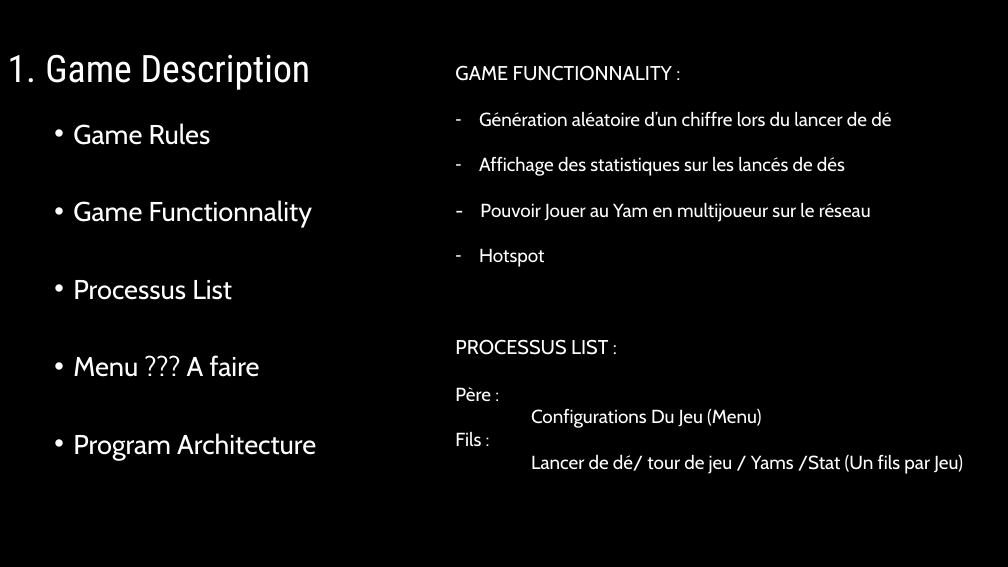
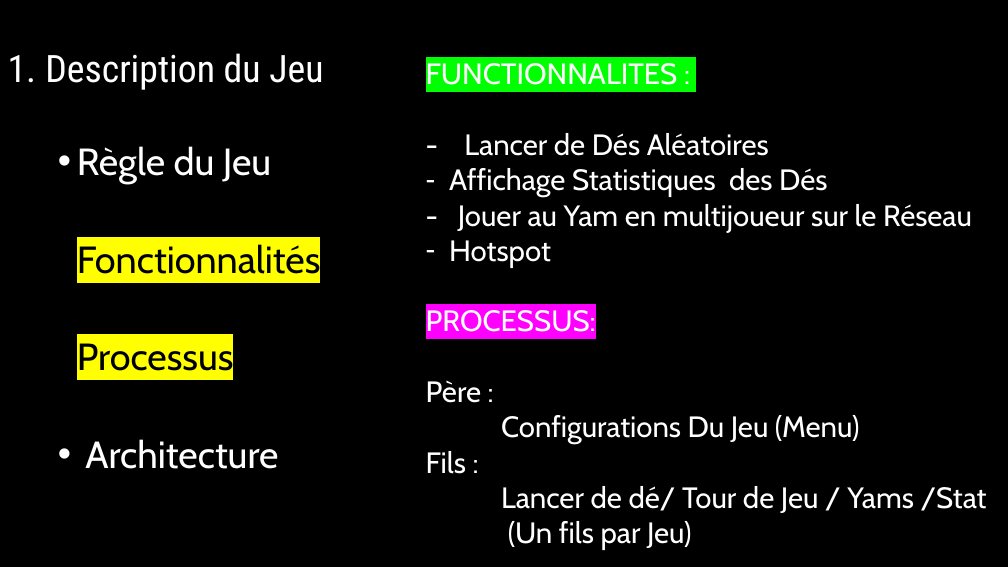
Before and after one commit to CCB-ISENP16/RollTheDice, a slide deck: slide 4 of docs/presentation_sex.pptx. Drawn at 1008x567 pixels with LibreOffice and Linux fonts; fonts in the diff are those of the drawing; background and template pictures are left out. Boxes give left, top, right and bottom in pixels: in the first picture for what was removed or moved away, otherwise in the second. Text is boxed around its words. In the diff, an @@ line names an element or a change of style, - is before the commit and + after.

```diff
--- a/docs/presentation_sex.pptx
+++ b/docs/presentation_sex.pptx
@@ title at (45,53,323,90): text changed @@
-1. Game Description
+1. Description du Jeu
@@ text "FUNCTIONNALITES :": place and size @@
-text "FUNCTIONNALITES :" at (455,65,963,474)
+text "FUNCTIONNALITES :" at (426,63,987,550)
@@ text at (426,63,972,233): text changed; size 18 to 28 pt @@
-GAME FUNCTIONNALITY :
-– Génération aléatoire d’un chiffre lors du lancer de dé
-– Affichage des statistiques sur les lancés de dés
-- Pouvoir Jouer au Yam en multijoueur sur le réseau
+FUNCTIONNALITES :
+- Lancer de Dés Aléatoires
+– Affichage Statistiques des Dés
+- Jouer au Yam en multijoueur sur le Réseau
@@ text removed at (73,123,316,460) @@
-  • Game Rules
-  • Game Functionnality
-  • Processus List
-  • Menu ??? A faire
-  • Program Architecture
@@ text added at (77,146,321,469), 36 pt, text #000000 @@
+  • Règle du Jeu
+  • Fonctionnalités
+  • Processus
+  • Architecture
@@ text at (426,240,860,445): size 18 to 28 pt in "Hotspot", "Père :", "Configurations Du Jeu (Menu)", "Fils :" @@
@@ text at (426,310,596,332): text changed; size 19 to 28 pt @@
-PROCESSUS LIST :
+PROCESSUS:
@@ text at (501,486,987,550): text changed; size 18 to 28 pt @@
-Lancer de dé/ tour de jeu / Yams /Stat (Un fils par Jeu)
+Lancer de dé/ Tour de Jeu / Yams /Stat
+(Un fils par Jeu)
```
Also in this commit, not shown: 7 other slides changed, 1 slide added, 1 slide removed.
